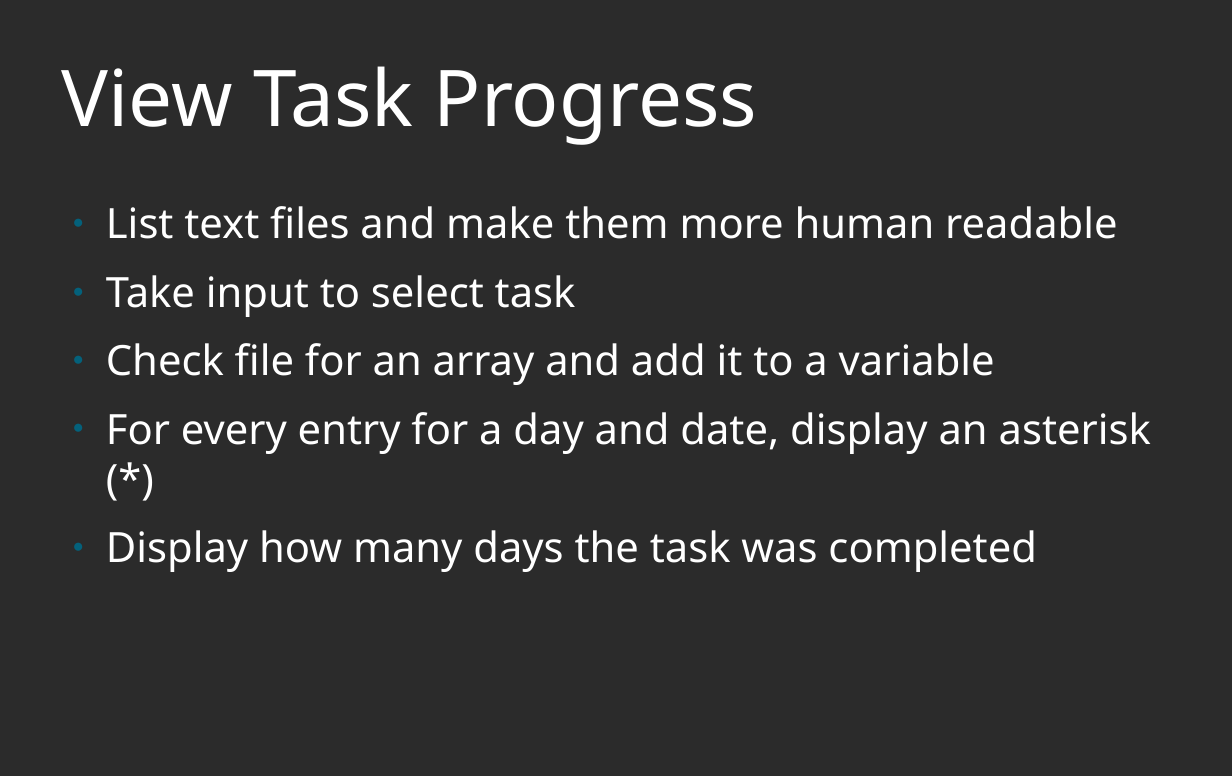
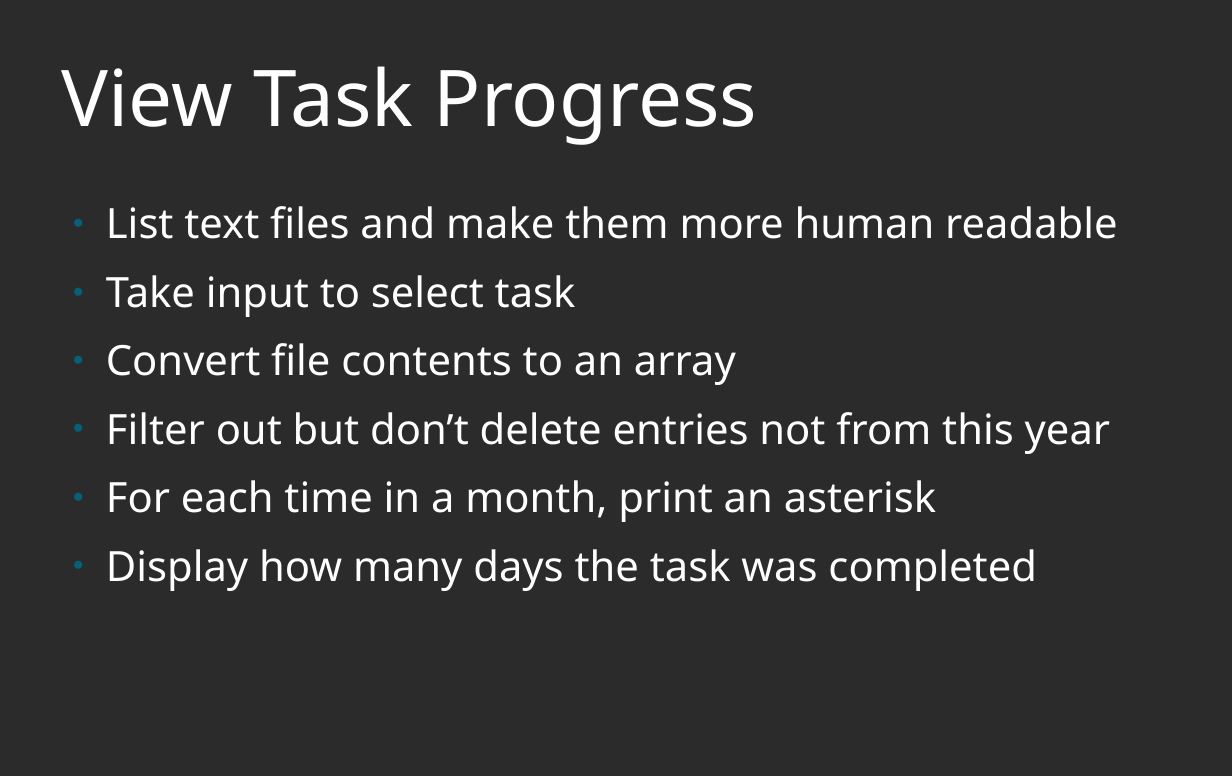
Before and after one commit to theandrewfulton/terminal-app, a slide deck: slide 7 of ppt/Presentation.odp. Drawn at 1232x776 pixels with LibreOffice and Linux fonts; fonts in the diff are those of the drawing; background and template pictures are left out; a plain dark background stands for a picture behind light text. Boxes give left, top, right and bottom in pixels: in the first picture for what was removed or moved away, otherwise in the second. Text is boxed around its words. In the diff, an @@ line names an element or a change of style, - is before the commit and + after.

```diff
--- a/ppt/Presentation.odp
+++ b/ppt/Presentation.odp
@@ text at <box>106,343,1110,522</box>: text changed @@
-● Check file for an array and add it to a variable
-● For every entry for a day and date, display an asterisk (*)
+● Convert file contents to an array
+● Filter out but don’t delete entries not from this year
+● For each time in a month, print an asterisk
```
Also in this commit, not shown: 2 other slides changed, 3 other files.
